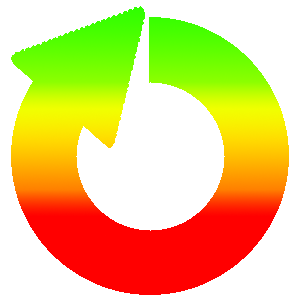
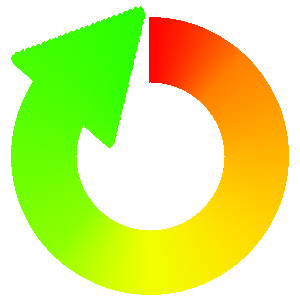
Layer changes from the first 300×300 image to the second:
showed "レイヤー 3" over 11, 6, 289, 295
hid "レイヤー 5" over 11, 6, 289, 295
